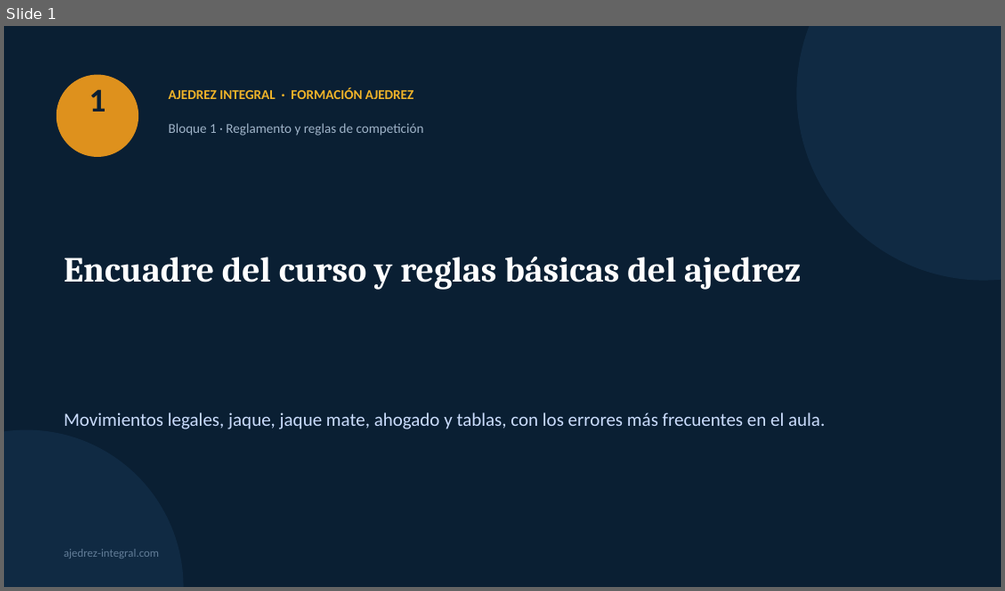
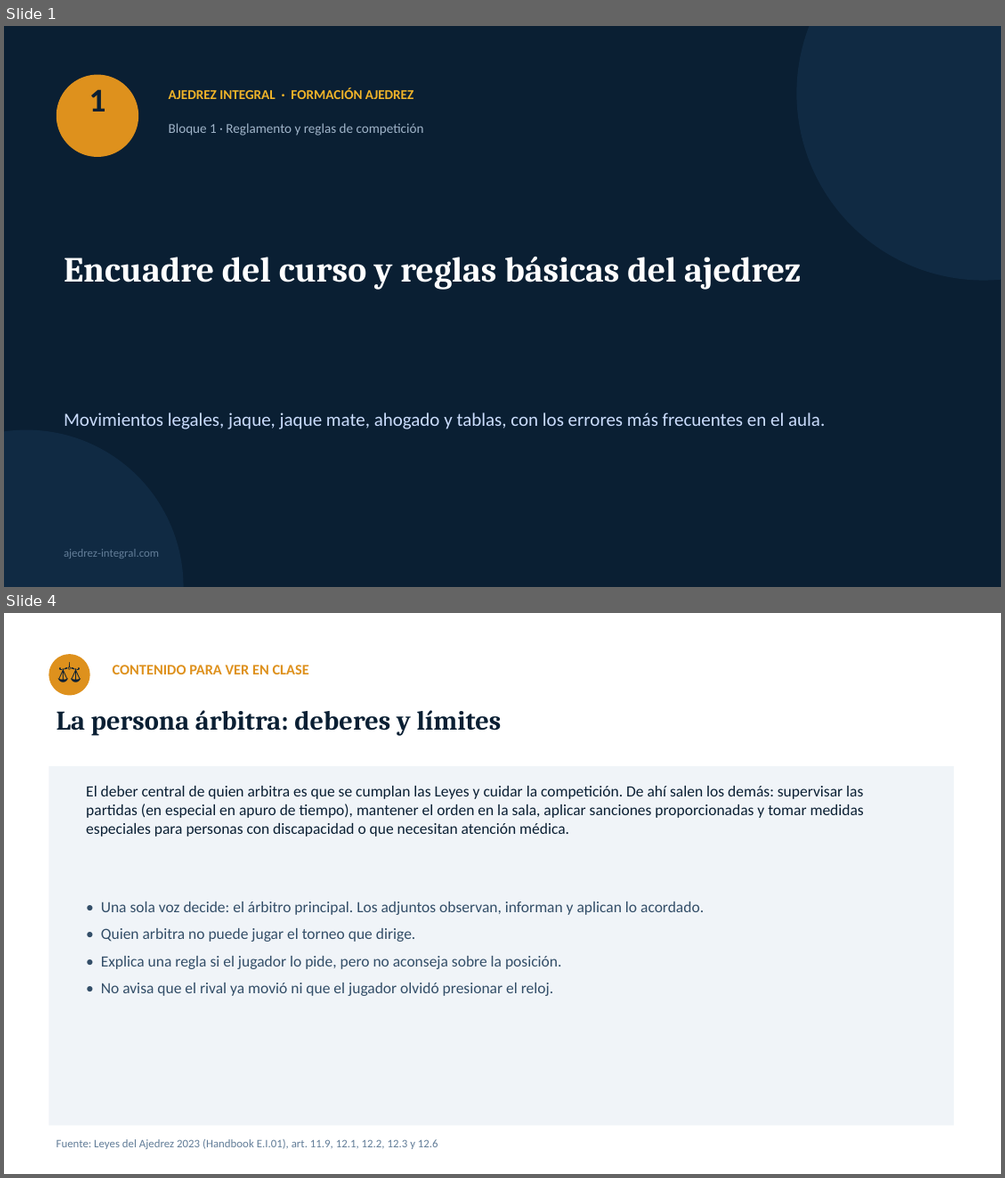
Before and after one commit to GMpupilo2026/Pagina-Completa, a slide deck: cursos/recursos/formacion-ajedrez/01-encuadre-y-reglas-basicas.pptx. Shown one above the other, each under a label of ours: slide 1 before the commit, slides 1 and 4 after it; the slides between them are not shown. The pictures are 1005x591 and 1005x1178 pixels, drawn with LibreOffice and Linux fonts; fonts in the diff are those of the drawing. Boxes give left, top, right and bottom in pixels: in the first picture for what was removed or moved away, otherwise in the second. Text is boxed around its words. In the diff, an @@ line names an element or a change of style, - is before the commit and + after.

```diff
--- a/cursos/recursos/formacion-ajedrez/01-encuadre-y-reglas-basicas.pptx
+++ b/cursos/recursos/formacion-ajedrez/01-encuadre-y-reglas-basicas.pptx
@@ slide 4 added at box(4, 613, 1001, 1174), background #FFFFFF @@
@@ ellipse added at box(48, 654, 90, 695), fill #DE911D @@
@@ text added at box(48, 654, 90, 695), 20 pt, text #0A1F33 @@
+⚖
@@ text added at box(113, 665, 309, 674), 14 pt, text #DE911D, bold @@
+CONTENIDO PARA VER EN CLASE
@@ text added at box(57, 710, 502, 735), 26 pt, text #0A1F33, bold @@
+La persona árbitra: deberes y límites
@@ rectangle added at box(48, 766, 954, 1126), fill #F0F4F8 @@
@@ text added at box(86, 786, 864, 836), 15 pt, text #0A1F33 @@
+El deber central de quien arbitra es que se cumplan las Leyes y cuidar la competición. De ahí salen los demás: supervisar las partidas (en especial en apuro de tiempo), mantener el orden en la sala, aplicar sanciones proporcionadas y tomar medidas especiales para personas con discapacidad o que necesitan atención médica.
@@ text added at box(101, 901, 704, 996), 15 pt, text #334E68 @@
+• Una sola voz decide: el árbitro principal. Los adjuntos observan, informan y aplican lo acordado.
+• Quien arbitra no puede jugar el torneo que dirige.
+• Explica una regla si el jugador lo pide, pero no aconseja sobre la posición.
+• No avisa que el rival ya movió ni que el jugador olvidó presionar el reloj.
@@ text added at box(57, 1139, 438, 1149), 11 pt, text #627D98 @@
+Fuente: Leyes del Ajedrez 2023 (Handbook E.I.01), art. 11.9, 12.1, 12.2, 12.3 y 12.6
```
Also in this commit, not shown: 1 slide changed, 24 other slides added, 4 slides removed, 28 other files.
